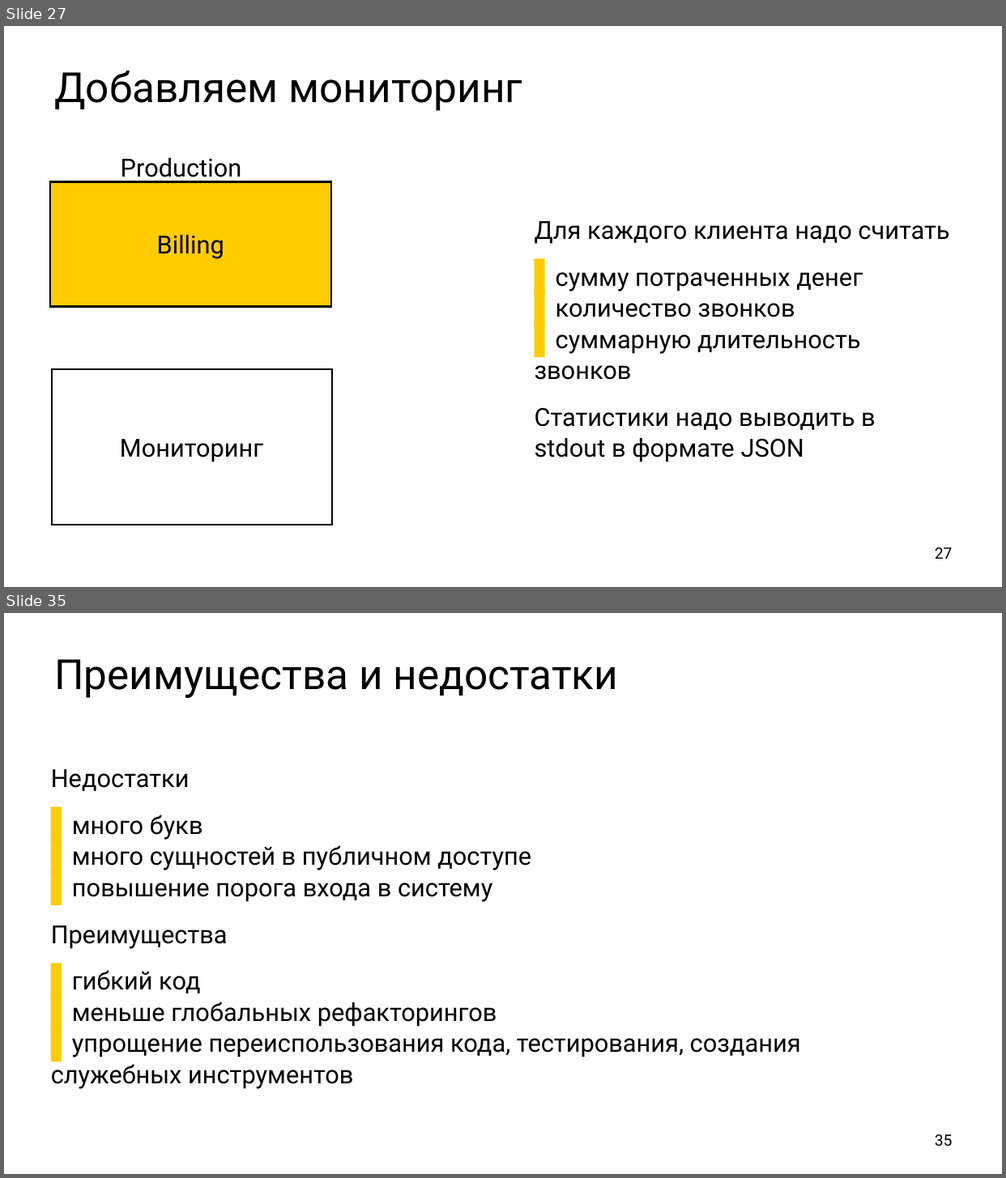
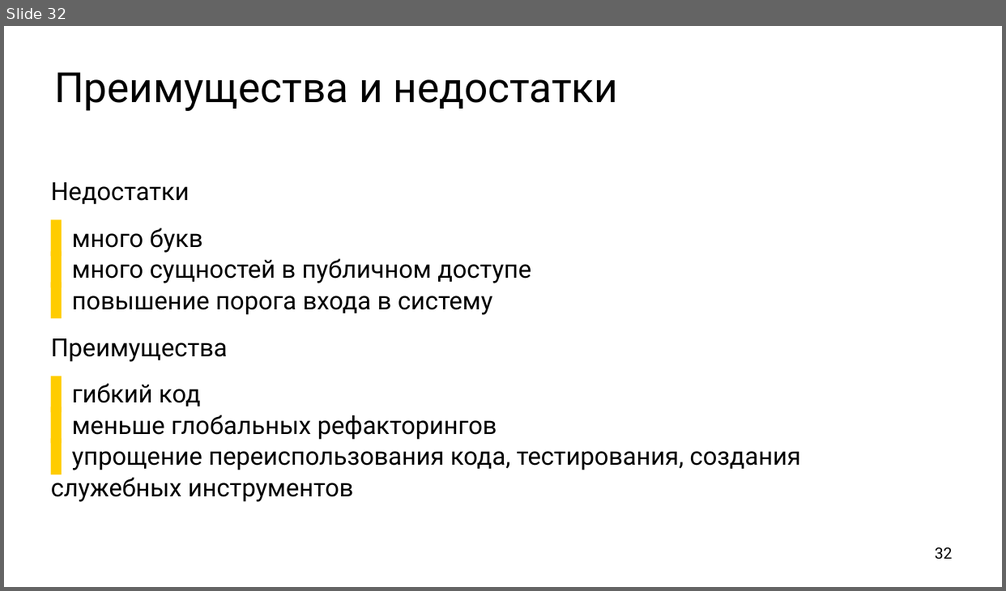
Before and after one commit to ishfb/cpprus17, a slide deck: slides.pptx. Shown one above the other, each under a label of ours: slides 27 and 35 before the commit, slide 32 after it; the slides between them are not shown. The pictures are 1006x1178 and 1006x591 pixels, drawn with LibreOffice and Linux fonts; fonts in the diff are those of the drawing. Boxes give left, top, right and bottom in pixels: in the first picture for what was removed or moved away, otherwise in the second. Text is boxed around its words. In the diff, an @@ line names an element or a change of style, - is before the commit and + after.

```diff
--- a/slides.pptx
+++ b/slides.pptx
@@ slide 27 removed at <box>4,26,1002,587</box>, background #FFFFFF @@
@@ title removed at <box>54,71,523,111</box> @@
-Добавляем мониторинг
@@ text removed at <box>121,158,242,184</box> @@
-Production
@@ rectangle removed at <box>50,182,331,307</box> @@
-Billing
@@ text removed at <box>535,221,949,463</box> @@
-Для каждого клиента надо считать
-  ▌ сумму потраченных денег
-  ▌ количество звонков
-  ▌ суммарную длительность звонков
-Статистики надо выводить в stdout в формате JSON
@@ rectangle removed at <box>52,369,332,525</box> @@
-Мониторинг
@@ page number removed at <box>935,548,953,559</box> @@
-27
@@ what was slide 35 is now slide 32 @@
@@ page number at <box>935,548,953,559</box>: text changed @@
-35
+32
```
Also in this commit, not shown: 2 slides changed, 3 slides added, 5 other slides removed, 2 other files.
